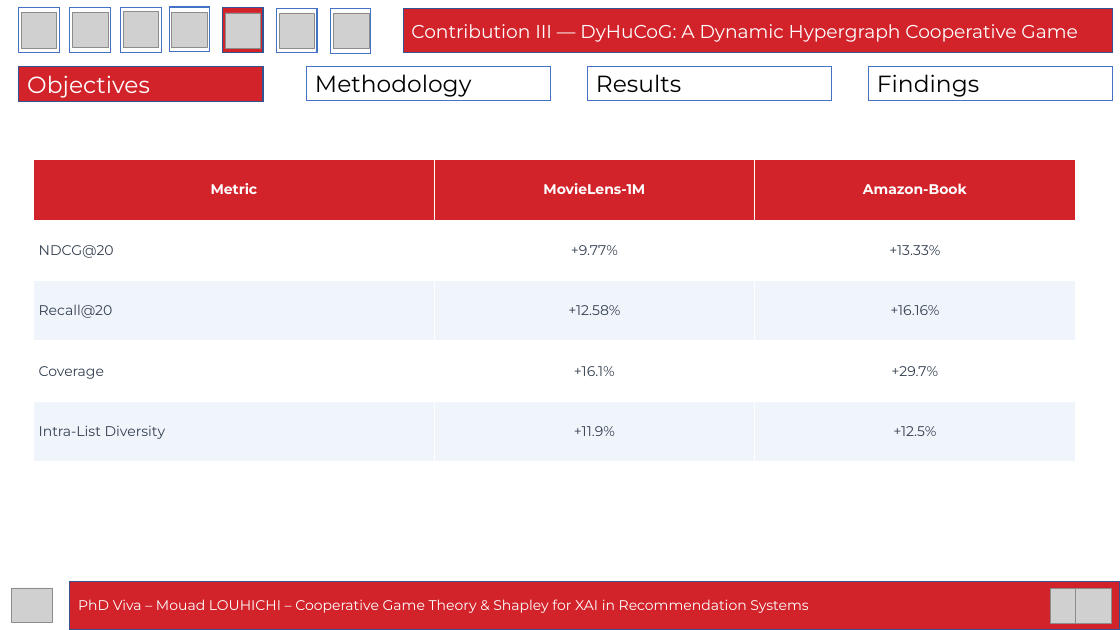
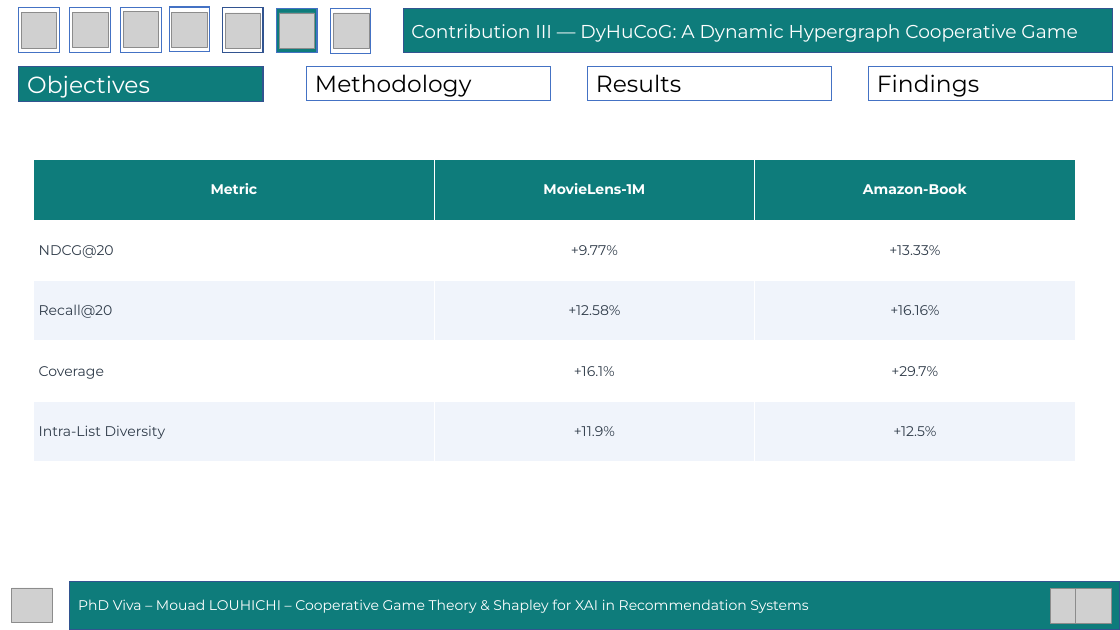
Before and after one commit to mouadlouhichi/phd-prep, a slide deck: slide 46 of viva/MOUAD_LOUHICHI_VIVA_40min.pptx. Drawn at 1120x630 pixels with LibreOffice and Linux fonts; fonts in the diff are those of the drawing; grey boxes stand for pictures. Boxes give left, top, right and bottom in pixels: in the first picture for what was removed or moved away, otherwise in the second. Text is boxed around its words. In the diff, an @@ line names an element or a change of style, - is before the commit and + after.

```diff
--- a/viva/MOUAD_LOUHICHI_VIVA_40min.pptx
+++ b/viva/MOUAD_LOUHICHI_VIVA_40min.pptx
@@ rectangle at box(223, 8, 263, 52): fill #D2222A to #FFFFFF @@
@@ rectangle at box(276, 8, 317, 53): fill #FFFFFF to #0E7C7B @@
@@ fill #D2222A to #0E7C7B in 3 elements at box(70, 581, 1120, 629), box(403, 8, 1113, 53), box(19, 67, 264, 102) @@
@@ table at box(34, 160, 1076, 462) @@
@@ fill #D2222A to #0E7C7B in row 1 @@
@@ text colour #333F50 to #2F3B49 in "NDCG@20", "+9.77%", "+13.33%", "Recall@20" and 8 more places @@
```
Also in this commit, not shown: 58 other slides changed, 3 other files.
